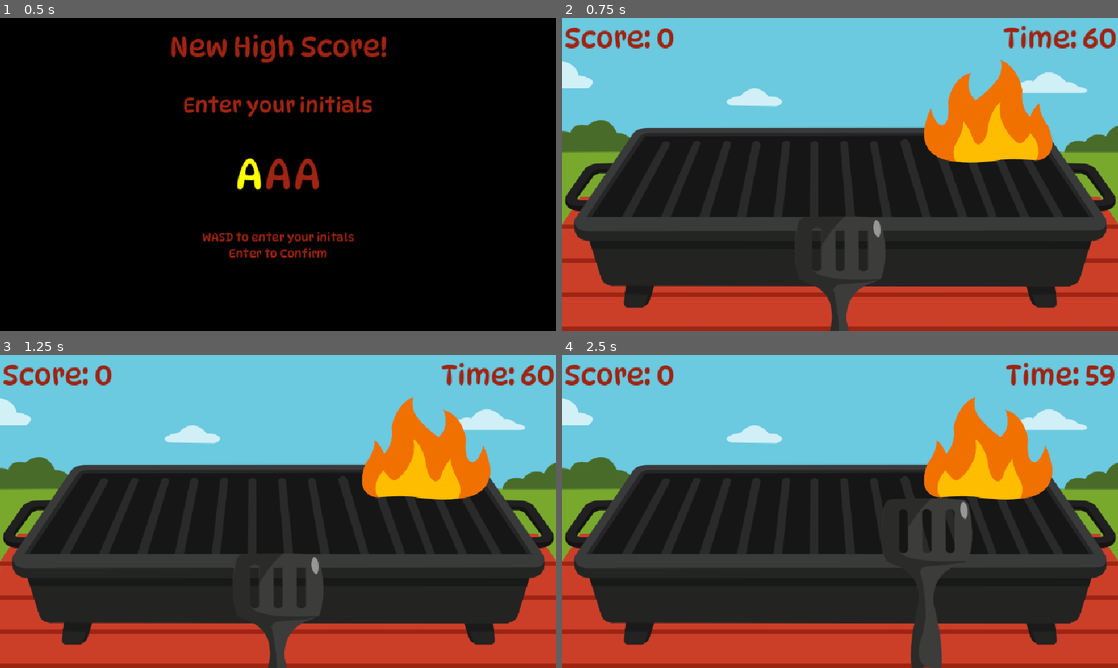
Above: before the commit, frames 1-4 (two rows, left to right).
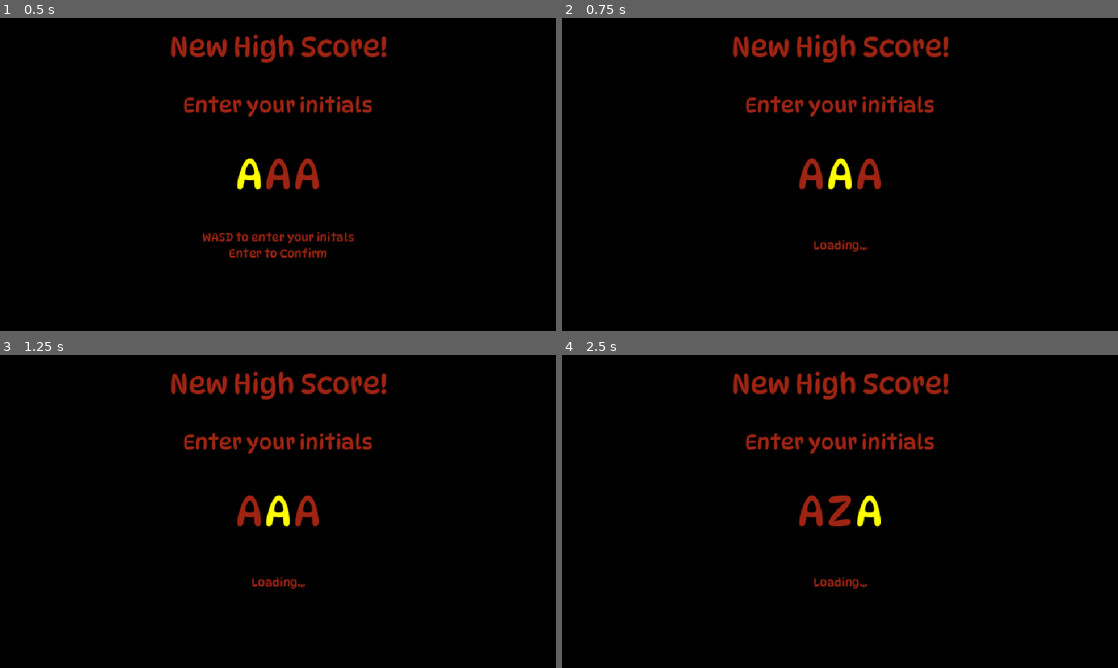
Above: after the commit, the same moments.

Repository: Allus-Interactive/30-days-of-summer-2025
Game: Godot game, scene res://scenes/menus/leaderboard submit/leaderboard_submit.tscn
Two runs of this game, one before a commit and one after it. Both use one fixed random seed, a clock stepped at 60 frames per second and the inputs below. This scene is started directly instead of the project's main scene.
Inputs:
- Up to frame 1 (0.5 s): no input
- Up to frame 2 (0.75 s): tap Enter (replay) at 0.5 s; hold D (move_right) from 0.53 s (still down); tap Space (flip) at 0.6 s
- Up to frame 3 (1.25 s): keep holding D (move_right)
- Up to frame 4 (2.5 s): tap Space (flip) at 1.25, 1.35, 2.3 s; release D (move_right) at 1.28 s; hold S 1.28-2.03 s; hold D (move_right) from 2.03 s (still down); tap Enter (replay) at 2.1 s

Frame 1 is identical in both runs. In frame 2, 86% of the frame differs, in the area x 0-100%, y 0-100%; in frame 3, 86%; in frame 4, 88%.

Commit message:
global leaderboard logic and tidy up

Diff:
--- a/scenes/game manager/game_manager.gd
+++ b/scenes/game manager/game_manager.gd
@@ -2,6 +2,9 @@
 
 
 enum Difficulty { easy, medium, hard }
+
+
+signal flip_the_food(current_position: float)
 
 
 var difficulty_level: Difficulty = Difficulty.medium
@@ -9,8 +12,6 @@
 var cooking_streak: int = 0
 var is_muted: bool = false
 var food_data_setup: bool = false
-signal flip_the_food(current_position: float)
-
 var leaderboard = {
 	"scores": [
 		{"name": "LFC", "score": 200},
@@ -25,6 +26,10 @@
 		{"name": "STV", "score": 20},
 	]
 }
+var firebase_url = "https://grill-master-leaderboard-default-rtdb.europe-west1.firebasedatabase.app/leaderboard.json"
+
+
+@onready var http_request: HTTPRequest = $HTTPRequest
 
 
 func _ready() -> void:
@@ -69,18 +74,24 @@
 		file.close()
 
 
-func save_to_global_leaderboard(username: String, new_score: int):
-	var http = HTTPRequest.new()
-	add_child(http)
+func add_score_to_global_leaderboard(username: String, new_score: int):
+	var data = {
+		"name": username,
+		"score": new_score
+	}
 
-	var data = { "name": username, "score": new_score }
-	var json_data= JSON.stringify(data)
-	print (json_data)
+	var json_data = JSON.stringify(data)
+	var headers = ["Content-Type: application/json"]
 
-	http.request_completed.connect(_on_request_completed)
+	http_request.request_completed.connect(_on_scores_submitted)
+	var err = http_request.request(firebase_url, headers, HTTPClient.METHOD_POST, json_data)
+	if err != OK:
+		print("Error sending request: ", err)
 
-	var headers = ["Content-Type: application/json"]
-	http.request("http://localhost:3000/submit", headers, HTTPClient.Method.METHOD_POST, json_data)
+
+func _on_scores_submitted(_result, response_code, _headers, body):
+	print("Response Code: ", response_code)
+	print("Response Body: ", body.get_string_from_utf8())
 
 
 func _on_request_completed(_result: int, response_code: int, _headers: PackedStringArray, _body: PackedByteArray) -> void:
--- a/scenes/game manager/game_manager.tscn
+++ b/scenes/game manager/game_manager.tscn
@@ -9,3 +9,5 @@
 [node name="MusicPlayer" type="AudioStreamPlayer2D" parent="."]
 stream = ExtResource("2_btqu3")
 volume_db = -10.0
+
+[node name="HTTPRequest" type="HTTPRequest" parent="."]
--- a/scenes/menus/high scores/high_scores.gd
+++ b/scenes/menus/high scores/high_scores.gd
@@ -4,51 +4,64 @@
 @export var game_scene: String
 
 
-@onready var local_leaderboard_container: VBoxContainer = $CanvasLayer/LocalLeaderboardContainer
-@onready var local_leaderboard: Label = $CanvasLayer/LocalLeaderboardContainer/LocalLeaderboard
-# @onready var local_leaderboard_container: VBoxContainer = $CanvasLayer/HBoxContainer/LocalLeaderboardContainer
-# @onready var local_leaderboard: Label = $CanvasLayer/HBoxContainer/LocalLeaderboardContainer/LocalLeaderboard
+# @onready var local_leaderboard_container: VBoxContainer = $CanvasLayer/LocalLeaderboardContainer
+# @onready var local_leaderboard: Label = $CanvasLayer/LocalLeaderboardContainer/LocalLeaderboard
+@onready var local_leaderboard_container: VBoxContainer = $CanvasLayer/HBoxContainer/LocalLeaderboardContainer
+@onready var local_leaderboard: Label = $CanvasLayer/HBoxContainer/LocalLeaderboardContainer/LocalLeaderboard
 @onready var global_leaderboard: Label = $CanvasLayer/HBoxContainer/OnlineLeaderboardContainer/GlobalLeaderboard
 @onready var global_title: Label = $CanvasLayer/HBoxContainer/OnlineLeaderboardContainer/GlobalTitle
+@onready var http_request: HTTPRequest = $HTTPRequest
 
 
 func _ready() -> void:
-	# Local Leaderboard Logic
+	get_local_leaderboard()
+	get_global_leaderboard()
+
+
+func get_local_leaderboard():
 	GameManager.load_local_leaderboard()
 	for i in GameManager.leaderboard["scores"].size():
 		var entry = GameManager.leaderboard["scores"][i]
-		local_leaderboard.text += str(i + 1) + ": " + entry["name"] + " - " + str(entry["score"]) + "\n"
-
-	# Global Leaderboard Logic
-	# TODO: implement online High Score Leaderboard
-	# get_global_leaderboard()
+		local_leaderboard.text += "%d. %s - %d\n" % [i + 1, entry["name"], entry["score"]]
+		# fill global lb with local data until real data is loaded
+		global_leaderboard.text += "%d. %s - %d\n" % [i + 1, entry["name"], entry["score"]]
 
 
 func get_global_leaderboard():
-	print("Retreiving global leaderboard...")
-	var http = HTTPRequest.new()
-	# add request node to scene tree
-	add_child(http)
 	# connect function to run on request completion
-	http.request_completed.connect(_on_scores_received)
+	http_request.request_completed.connect(_on_scores_received)
 	# make the request
-	http.request("http://localhost:3000/scores")
+	http_request.request(GameManager.firebase_url, [], HTTPClient.METHOD_GET)
 
 
-func _on_scores_received(_result, _code, _headers, body):
+func _on_scores_received(_result, response_code, _headers, body):
+	if response_code != 200:
+		print("Failed to load leaderboard: ", response_code)
+		global_title.visible = false
+		return
 	var json = JSON.new()
-	var error = json.parse(body.get_string_from_utf8())
+	var json_response = json.parse(body.get_string_from_utf8())
+	# Ok or 0 returned is a success code
+	if json_response != 0:
+		print("JSON parse error: ", json_response.error_string)
+		global_title.visible = false
+		return
 
-	if error == OK:
-		var result = json.data
-		print(result)
-		for entry in result:
-			print("%s: %d\n" % [entry["name"], entry["score"]])
-			global_leaderboard.text += "%s: %d\n" % [entry["name"], entry["score"]]
-	else:
-		print("JSON parsing failed with error code: ", error)
-		global_title.visible = false
-		global_leaderboard.text = "Unable to retrieve leaderboard. Please try again later."
+	var scores = []
+	if json.data != null:
+		for key in json.data:
+			var entry = json.data[key]
+			scores.append(entry)
+
+	# Sort descending
+	scores.sort_custom(func(a, b): return a["score"] > b["score"])
+
+	print("🏆 Leaderboard:")
+	global_leaderboard.text = ""
+	for i in range(min(10, scores.size())):
+		var e = scores[i]
+		print("%d. %s - %d" % [i + 1, e.name, e.score])
+		global_leaderboard.text += "%d. %s - %d\n" % [i + 1, e.name, e.score]
 
 
 func _input(event):
--- a/scenes/menus/high scores/high_scores.tscn
+++ b/scenes/menus/high scores/high_scores.tscn
@@ -64,15 +64,8 @@
 offset_bottom = 540.0
 color = Color(0, 0, 0, 1)
 
-[node name="Label" type="Label" parent="CanvasLayer"]
-offset_right = 960.0
-offset_bottom = 100.0
-theme = ExtResource("3_i8bdw")
-text = "Leaderboards"
-horizontal_alignment = 1
-vertical_alignment = 1
-
-[node name="LocalLeaderboardContainer" type="VBoxContainer" parent="CanvasLayer"]
+[node name="LocalLeaderboardContainerSingle" type="VBoxContainer" parent="CanvasLayer"]
+visible = false
 custom_minimum_size = Vector2(240, 355)
 offset_left = 360.0
 offset_top = 89.0
@@ -82,18 +75,18 @@
 theme_override_constants/separation = 25
 alignment = 1
 
-[node name="LocalTitle" type="Label" parent="CanvasLayer/LocalLeaderboardContainer"]
+[node name="LocalTitle" type="Label" parent="CanvasLayer/LocalLeaderboardContainerSingle"]
 visible = false
 layout_mode = 2
 theme = ExtResource("8_pt2hk")
 text = "Local Leaderboard"
 
-[node name="LocalLeaderboard" type="Label" parent="CanvasLayer/LocalLeaderboardContainer"]
+[node name="LocalLeaderboard" type="Label" parent="CanvasLayer/LocalLeaderboardContainerSingle"]
 layout_mode = 2
 theme = ExtResource("8_pt2hk")
 horizontal_alignment = 1
 
-[node name="InfoLabel" type="Label" parent="CanvasLayer/LocalLeaderboardContainer"]
+[node name="InfoLabel" type="Label" parent="CanvasLayer/LocalLeaderboardContainerSingle"]
 layout_mode = 2
 theme = ExtResource("3_i8bdw")
 theme_override_font_sizes/font_size = 20
@@ -102,7 +95,6 @@
 vertical_alignment = 1
 
 [node name="HBoxContainer" type="HBoxContainer" parent="CanvasLayer"]
-visible = false
 custom_minimum_size = Vector2(480, 0)
 anchors_preset = 8
 anchor_left = 0.5
@@ -116,25 +108,23 @@
 grow_horizontal = 2
 grow_vertical = 2
 
-[node name="LocalLeaderboardContainer2" type="VBoxContainer" parent="CanvasLayer/HBoxContainer"]
-visible = false
+[node name="LocalLeaderboardContainer" type="VBoxContainer" parent="CanvasLayer/HBoxContainer"]
 custom_minimum_size = Vector2(240, 355)
 layout_mode = 2
 size_flags_vertical = 4
 theme_override_constants/separation = 25
 alignment = 1
 
-[node name="LocalTitle" type="Label" parent="CanvasLayer/HBoxContainer/LocalLeaderboardContainer2"]
+[node name="LocalTitle" type="Label" parent="CanvasLayer/HBoxContainer/LocalLeaderboardContainer"]
 layout_mode = 2
 theme = ExtResource("8_pt2hk")
 text = "Local Leaderboard"
 
-[node name="LocalLeaderboard" type="Label" parent="CanvasLayer/HBoxContainer/LocalLeaderboardContainer2"]
+[node name="LocalLeaderboard" type="Label" parent="CanvasLayer/HBoxContainer/LocalLeaderboardContainer"]
 layout_mode = 2
 theme = ExtResource("8_pt2hk")
 
 [node name="OnlineLeaderboardContainer" type="VBoxContainer" parent="CanvasLayer/HBoxContainer"]
-visible = false
 custom_minimum_size = Vector2(240, 355)
 layout_mode = 2
 size_flags_vertical = 4
@@ -149,3 +139,5 @@
 [node name="GlobalLeaderboard" type="Label" parent="CanvasLayer/HBoxContainer/OnlineLeaderboardContainer"]
 layout_mode = 2
 theme = ExtResource("8_pt2hk")
+
+[node name="HTTPRequest" type="HTTPRequest" parent="."]
--- a/scenes/menus/leaderboard submit/leaderboard_submit.gd
+++ b/scenes/menus/leaderboard submit/leaderboard_submit.gd
@@ -5,7 +5,7 @@
 
 
 @onready var leaderboard_button: Button = $CanvasLayer/LeaderboardButton
-
+@onready var info_label: Label = $CanvasLayer/InfoLabel
 @onready var letter_labels = [
 	$CanvasLayer/Letter1,
 	$CanvasLayer/Letter2,
@@ -38,7 +38,10 @@
 				cycle_letter(-1)
 			KEY_ENTER:
 				player_initials = letters[0] + letters[1] + letters[2]
+				GameManager.add_score_to_global_leaderboard(player_initials, GameManager.current_score)
 				GameManager.add_score_to_local_leaderboard(player_initials, GameManager.current_score)
+				info_label.text = "Loading..."
+				await get_tree().create_timer(2.0).timeout
 				get_tree().change_scene_to_file.call_deferred(lb_scene)
 
 
